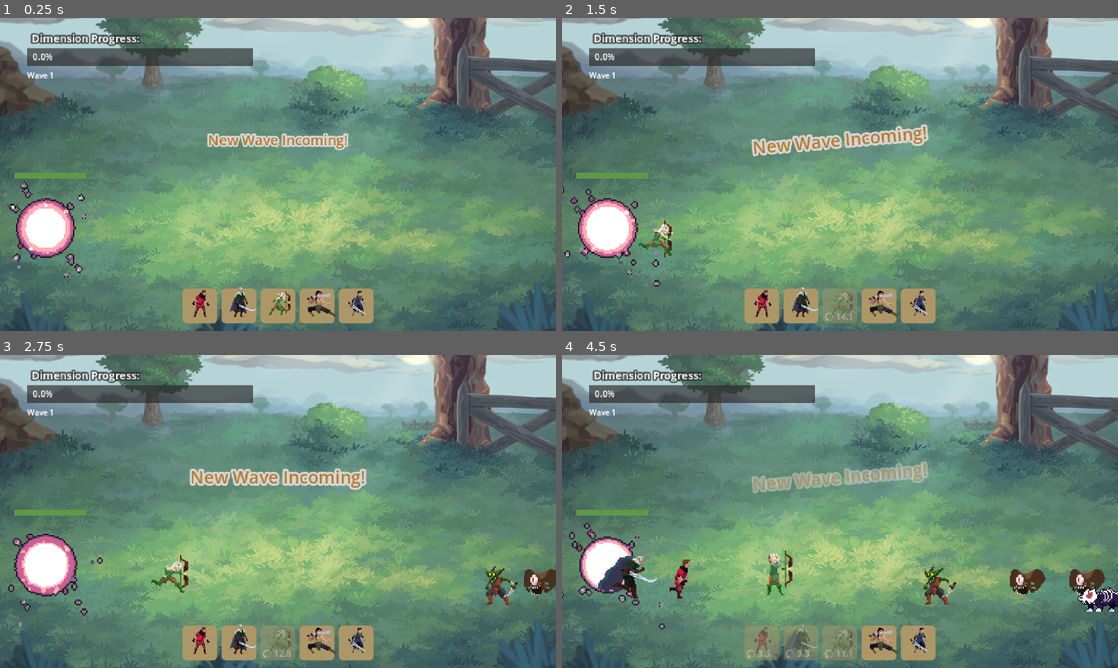
Above: before the commit, frames 1-4 (two rows, left to right).
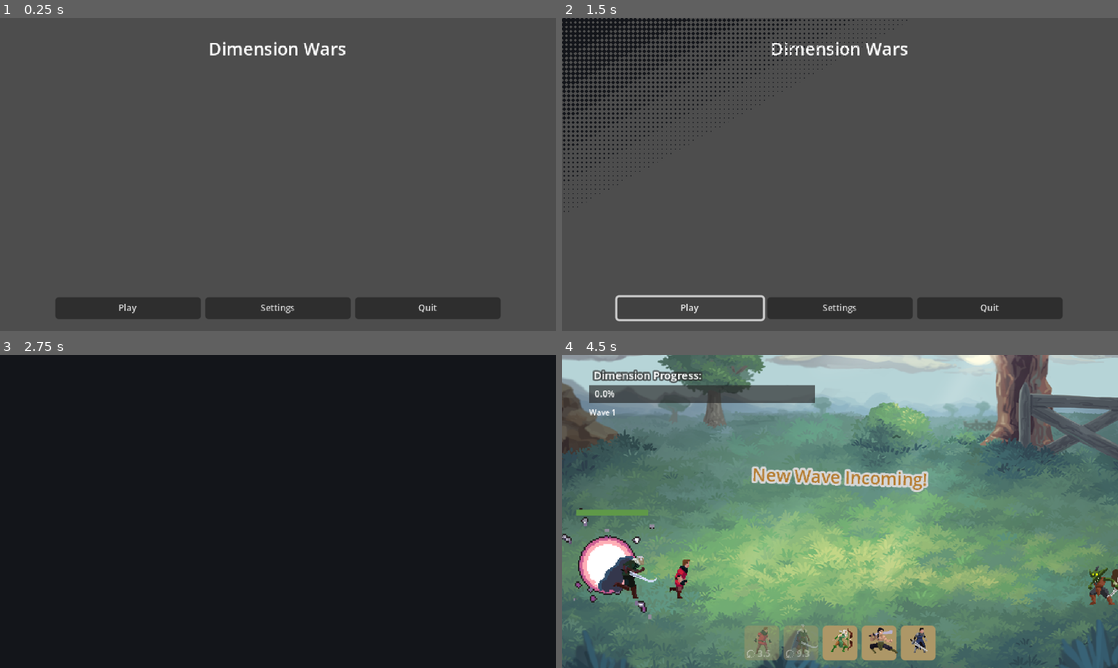
Above: after the commit, the same moments.

Repository: rockgem/finntalisker-dimension-wars
Game: Godot game, scene res://scenes/Menu.tscn
The game is run twice, just before and just after one commit, with the same random seed, the same clock (stepped at 60 frames per second) and the same inputs. Before the commit the project starts from res://scenes/Main.tscn.
Inputs (mouse positions are in pixels of both pictures, inside the frame that each line leads up to):
- Up to frame 1 (0.25 s): no input
- Up to frame 2 (1.5 s): click (840, 309) at 0.5 s, where only the run after the commit has a clickable "Settings"; click (689, 309) at 1.25 s, where only the run after the commit has a clickable "Play"
- Up to frame 3 (2.75 s): click (127, 646) at 2 s, where only the run after the commit has a clickable "Play"
- Up to frame 4 (4.5 s): move the mouse to (762, 642) at 2.77 s; click (762, 642) at 2.92 s; move the mouse to (801, 642) at 3.52 s; click (801, 642) at 3.67 s; move the mouse to (840, 642) at 4.27 s; click (840, 642) at 4.42 s

The runs differ from the first frame. In frame 1, 89% of the frame differs, in the area x 0-100%, y 0-100%; in frame 2, 91%; in frame 3, 100%; in frame 4, 5.4%.
Error after the commit: Cannot call method 'change_scene_to_file' on a null value. (res://scenes/Menu.gd:13)

Commit message:
add shaders

Diff:
--- a/globals/ManagerGame.gd
+++ b/globals/ManagerGame.gd
@@ -7,23 +7,43 @@
 signal dimension_finished
 signal pop_to_ui(instance)
 
+signal fader_step_finished
+signal fader_finished
+
 
 var areas_troops = {
-	"fantasy": ['peasant', 'warrior', 'hunter', 'swordsman', 'amazon']
+	"fantasy": ['peasant', 'warrior', 'hunter', 'swordsman', 'amazon'],
+	"cyberpunk": ['peasant', 'warrior', 'hunter', 'swordsman', 'amazon'],
 }
 var areas_monsters = {
-	"fantasy": ['goblin', 'flying_demon', 'wolf']
+	"fantasy": ['goblin', 'flying_demon', 'wolf'],
+	"cyberpunk": ['robot_dog', 'tank', 'cyborg']
 }
 
 var all_entities_data = {}
 
+var current_world_idx = 0 # used in changing dimensions, keeps track of which dimension we are
 var global_game_ref: Game = null
 
+var fader_duration = 1.0
 
 func _ready() -> void:
 	pop_to_ui.connect(on_pop_to_ui)
 
 	all_entities_data = get_data("res://reso/data/troops_data.json")
+
+
+func fade():
+	var mat = $CanvasLayer/Fader.get('material')
+	var t = create_tween()
+	t.step_finished.connect(on_step_finished)
+
+	t.tween_property(mat, 'shader_parameter/progress', 1.0, fader_duration)
+	t.tween_property(mat, 'shader_parameter/progress', 0.0, fader_duration)
+
+
+func on_step_finished(idx):
+	fader_step_finished.emit()
 
 
 func get_data(path):
--- a/globals/ManagerGame.tscn
+++ b/globals/ManagerGame.tscn
@@ -1,6 +1,12 @@
-[gd_scene load_steps=2 format=3 uid="uid://bgk7arfrnmo1q"]
+[gd_scene load_steps=4 format=3 uid="uid://bgk7arfrnmo1q"]
 
 [ext_resource type="Script" uid="uid://5aeyqxc3cq1t" path="res://globals/ManagerGame.gd" id="1_c45a4"]
+[ext_resource type="Shader" uid="uid://bobqun5036s4s" path="res://reso/Fader.gdshader" id="2_c6wat"]
+
+[sub_resource type="ShaderMaterial" id="ShaderMaterial_643rl"]
+shader = ExtResource("2_c6wat")
+shader_parameter/progress = 0.0
+shader_parameter/diamondPixelSize = 10.0
 
 [node name="ManagerGame" type="Node"]
 process_mode = 3
@@ -8,3 +14,16 @@
 
 [node name="Popups" type="CanvasLayer" parent="."]
 layer = 102
+
+[node name="CanvasLayer" type="CanvasLayer" parent="."]
+layer = 105
+
+[node name="Fader" type="ColorRect" parent="CanvasLayer"]
+material = SubResource("ShaderMaterial_643rl")
+anchors_preset = 15
+anchor_right = 1.0
+anchor_bottom = 1.0
+grow_horizontal = 2
+grow_vertical = 2
+mouse_filter = 2
+color = Color(0.0770333, 0.0848451, 0.102147, 1)
--- a/project.godot
+++ b/project.godot
@@ -11,7 +11,7 @@
 [application]
 
 config/name="finntalisker-dimension-wars"
-run/main_scene="uid://d6bdm2tr3ba2"
+run/main_scene="uid://bixheu62c1otk"
 config/features=PackedStringArray("4.4", "Mobile")
 config/icon="res://icon.svg"
 
--- /dev/null
+++ b/reso/Fader.gdshader
@@ -0,0 +1,18 @@
+shader_type canvas_item;
+
+// Ranges from 0 to 1 over the course of the transition.
+// We use this to actually animate the shader.
+uniform float progress : hint_range(0, 1);
+
+// Size of each diamond, in pixels.
+uniform float diamondPixelSize = 10.0;
+
+void fragment() {
+	float xFraction = fract(FRAGCOORD.x / diamondPixelSize);
+	float yFraction = fract(FRAGCOORD.y / diamondPixelSize);
+	float xDistance = abs(xFraction - 0.5);
+	float yDistance = abs(yFraction - 0.5);
+	if (xDistance + yDistance + UV.x + UV.y > progress * 4.0) {
+		discard;
+	}
+}
--- a/scenes/Main.gd
+++ b/scenes/Main.gd
@@ -3,12 +3,12 @@
 
 
 var eras = [
+	'fantasy',
 	'cyberpunk',
-	'fantasy',
 	'zombie',
 ]
 
-var world_id = 'fantasy'
+@onready var world_id = eras[ManagerGame.current_world_idx]
 var troops = []
 
 var dimension_progress = 0.0
@@ -116,3 +116,8 @@
 	var i = load('res://actors/ui/GameOverView.tscn').instantiate()
 
 	ManagerGame.pop_to_ui.emit(i)
+
+
+func _on_next_dimension_pressed() -> void:
+	ManagerGame.current_world_idx += 1
+	get_tree().change_scene_to_file('res://scenes/Main.tscn')
--- a/scenes/Main.tscn
+++ b/scenes/Main.tscn
@@ -436,6 +436,7 @@
 offset_bottom = 24.0
 grow_horizontal = 0
 grow_vertical = 0
+focus_mode = 0
 theme_override_font_sizes/font_size = 8
 text = "Go to next dimension"
 
@@ -466,3 +467,5 @@
 
 [node name="CollisionShape2D" type="CollisionShape2D" parent="Portal/Area2D"]
 shape = SubResource("CircleShape2D_vcsgt")
+
+[connection signal="pressed" from="UI/DimensionProgress/NextDimension" to="." method="_on_next_dimension_pressed"]
--- /dev/null
+++ b/scenes/Menu.gd
@@ -0,0 +1,13 @@
+extends Control
+
+
+func _ready() -> void:
+	get_tree().paused = false
+	ManagerGame.current_world_idx = 0
+
+
+func _on_play_pressed() -> void:
+	ManagerGame.fade()
+	await ManagerGame.fader_step_finished
+
+	get_tree().change_scene_to_file('res://scenes/Main.tscn')
--- /dev/null
+++ b/scenes/Menu.tscn
@@ -0,0 +1,60 @@
+[gd_scene load_steps=2 format=3 uid="uid://bixheu62c1otk"]
+
+[ext_resource type="Script" uid="uid://ch7i3u8vvlr0v" path="res://scenes/Menu.gd" id="1_xdvgc"]
+
+[node name="Menu" type="Control"]
+layout_mode = 3
+anchors_preset = 15
+anchor_right = 1.0
+anchor_bottom = 1.0
+grow_horizontal = 2
+grow_vertical = 2
+script = ExtResource("1_xdvgc")
+
+[node name="Label" type="Label" parent="."]
+layout_mode = 1
+anchors_preset = 5
+anchor_left = 0.5
+anchor_right = 0.5
+offset_left = -119.0
+offset_top = 17.0
+offset_right = 119.0
+offset_bottom = 40.0
+grow_horizontal = 2
+text = "Dimension Wars"
+horizontal_alignment = 1
+
+[node name="HBoxContainer" type="HBoxContainer" parent="."]
+layout_mode = 1
+anchors_preset = 7
+anchor_left = 0.5
+anchor_top = 1.0
+anchor_right = 0.5
+anchor_bottom = 1.0
+offset_left = -205.0
+offset_top = -31.0
+offset_right = 205.0
+offset_bottom = -11.0
+grow_horizontal = 2
+grow_vertical = 0
+alignment = 1
+
+[node name="Play" type="Button" parent="HBoxContainer"]
+layout_mode = 2
+size_flags_horizontal = 3
+theme_override_font_sizes/font_size = 8
+text = "Play"
+
+[node name="Settings" type="Button" parent="HBoxContainer"]
+layout_mode = 2
+size_flags_horizontal = 3
+theme_override_font_sizes/font_size = 8
+text = "Settings"
+
+[node name="Quit" type="Button" parent="HBoxContainer"]
+layout_mode = 2
+size_flags_horizontal = 3
+theme_override_font_sizes/font_size = 8
+text = "Quit"
+
+[connection signal="pressed" from="HBoxContainer/Play" to="." method="_on_play_pressed"]
Not shown, added: reso/Fader.gdshader.uid
Not shown, added: scenes/Menu.gd.uid
